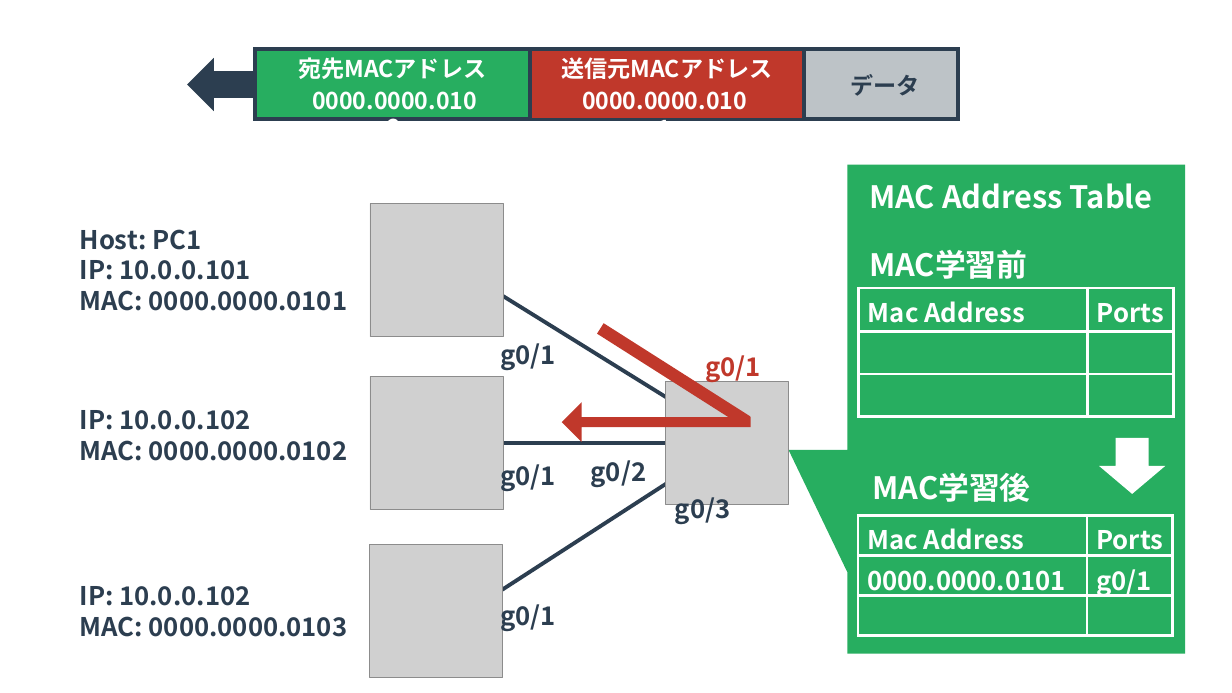
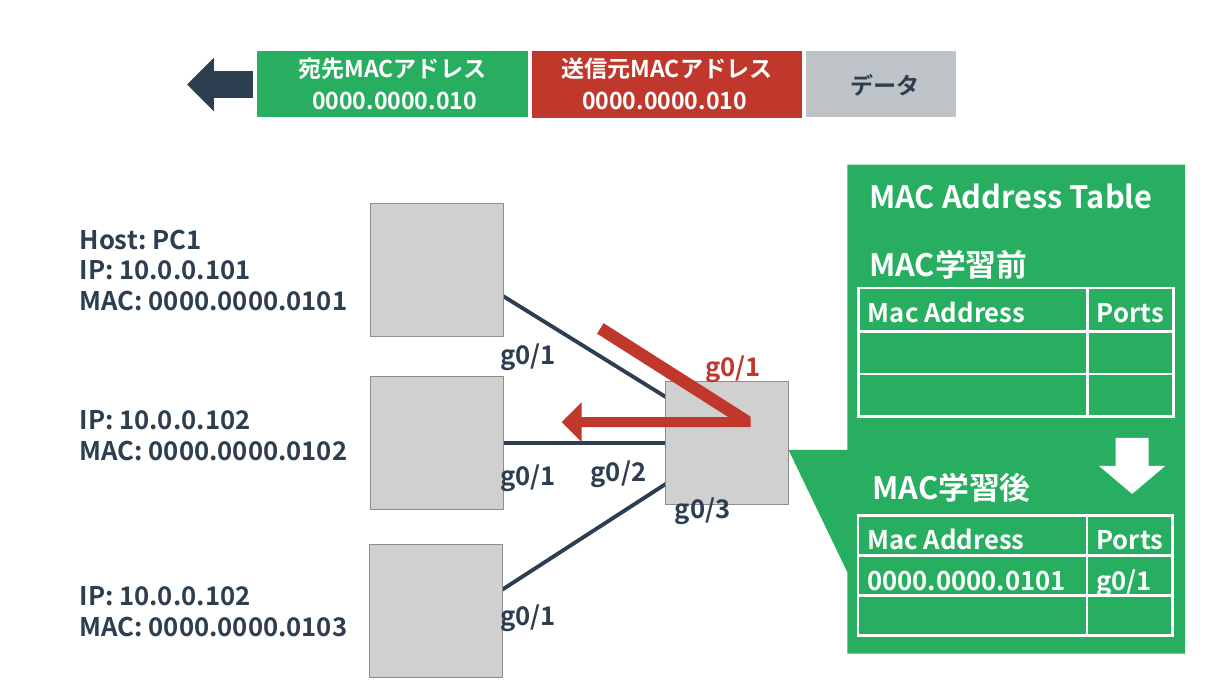
Before and after one commit to yuichi110/www.yuichi.com-network, a slide deck: slide 4 of slides/0025.pptx. Drawn at 1232x693 pixels with LibreOffice and Linux fonts; fonts in the diff are those of the drawing; grey boxes stand for pictures. Boxes give left, top, right and bottom in pixels: in the first picture for what was removed or moved away, otherwise in the second. Text is boxed around its words. In the diff, an @@ line names an element or a change of style, - is before the commit and + after.

```diff
--- a/slides/0025.pptx
+++ b/slides/0025.pptx
@@ outline #2C3E50 3 pt to #FFFFFF 3 pt in 3 elements at [255, 49, 530, 119], [804, 49, 958, 119], [530, 49, 804, 119] @@
```
Also in this commit, not shown: 2 other slides changed, 2 other files.
